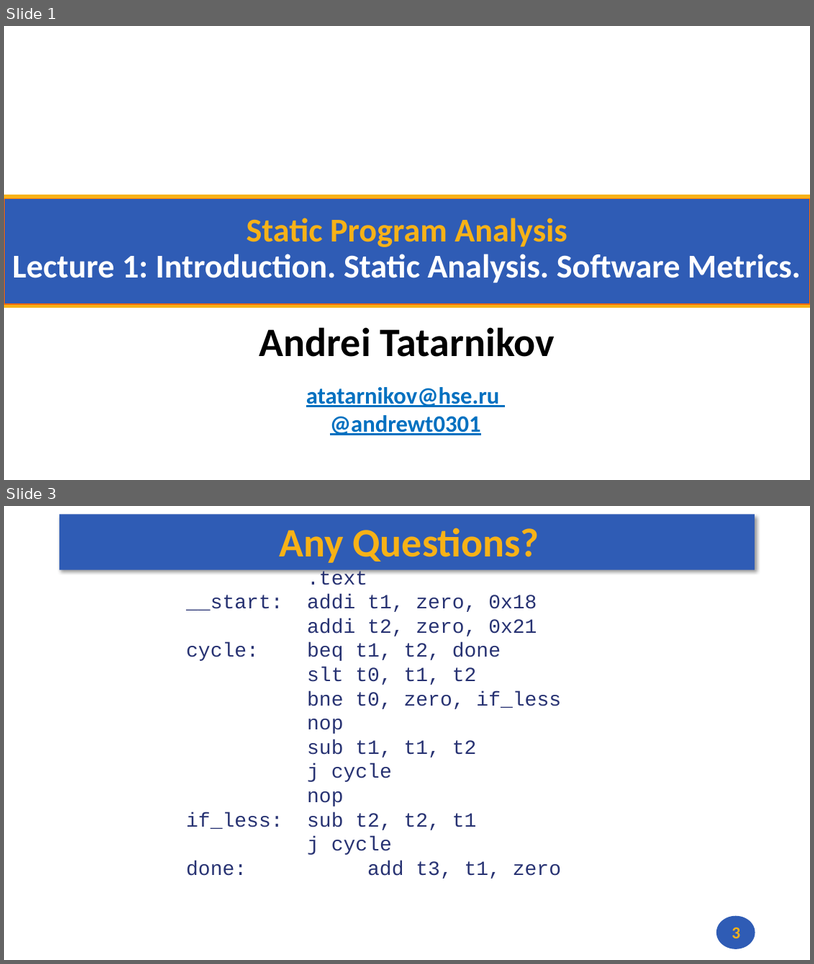
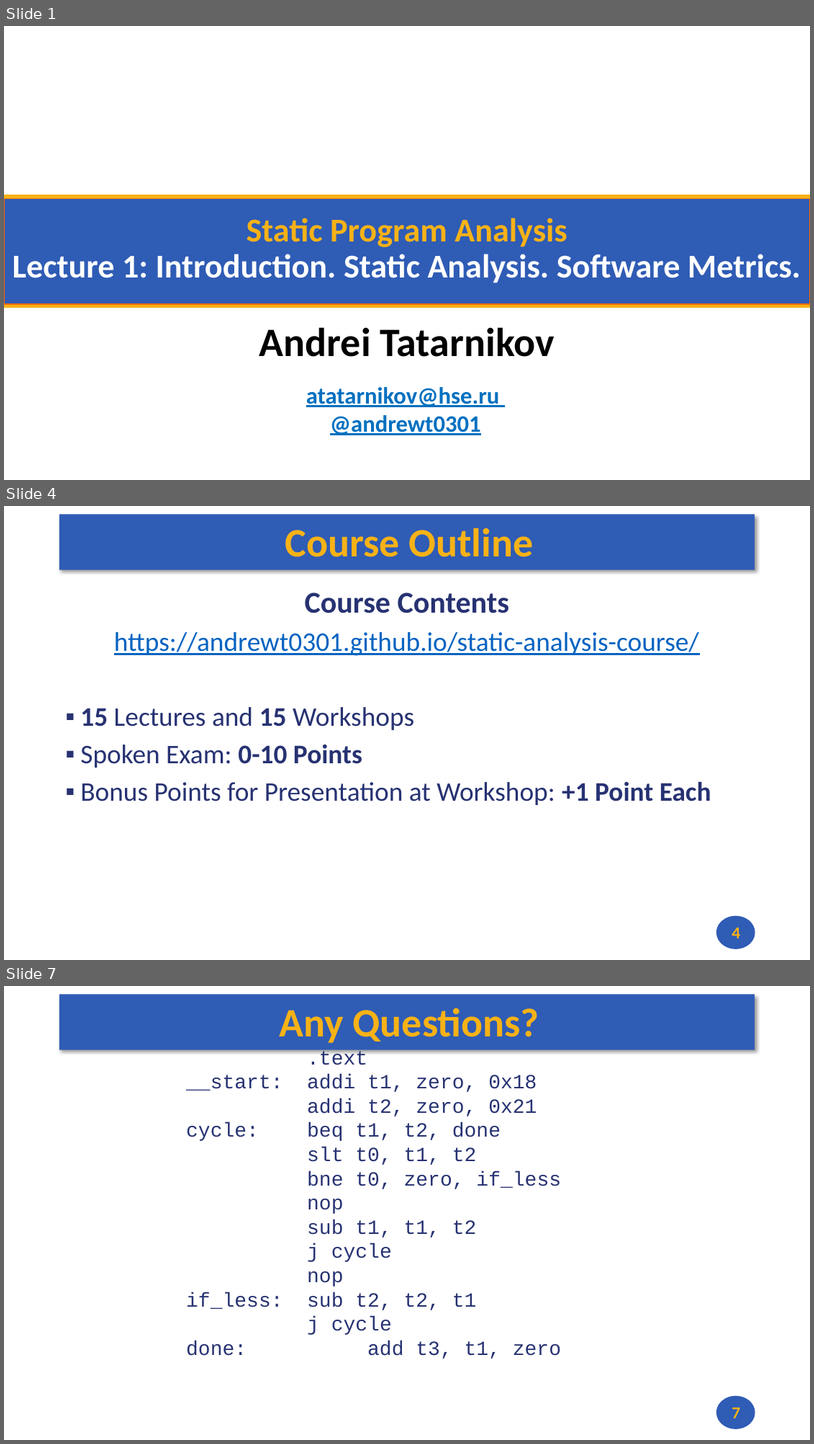
Before and after one commit to andrewt0301/static-analysis-course, a slide deck: docs/lectures/01/slides_01.pptx. Shown one above the other, each under a label of ours: slides 1 and 3 before the commit, slides 1, 4 and 7 after it; the slides between them are not shown. The pictures are 814x964 and 814x1444 pixels, drawn with LibreOffice and Linux fonts; fonts in the diff are those of the drawing; background and template pictures are left out. Boxes give left, top, right and bottom in pixels: in the first picture for what was removed or moved away, otherwise in the second. Text is boxed around its words. In the diff, an @@ line names an element or a change of style, - is before the commit and + after.

```diff
--- a/docs/lectures/01/slides_01.pptx
+++ b/docs/lectures/01/slides_01.pptx
@@ slide 4 added at (x1=4, y1=506, x2=810, y2=960), background #FFFFFF; not listed: 2 template elements that a slide beside it also shows @@
@@ title added at (x1=286, y1=528, x2=534, y2=557), 48 pt, text #F7B217, bold @@
+Course Outline
@@ text added at (x1=80, y1=592, x2=712, y2=805), 32 pt, text #273272 @@
+Course Contents
+https://andrewt0301.github.io/static-analysis-course/
+▪ 15 Lectures and 15 Workshops
+▪ Spoken Exam: 0-10 Points
+▪ Bonus Points for Presentation at Workshop: +1 Point Each
@@ page number added at (x1=732, y1=927, x2=741, y2=938), 20 pt, text #F7B217, bold @@
+4
@@ what was slide 3 is now slide 7 @@
@@ page number at (x1=732, y1=1407, x2=741, y2=1418): text changed @@
-3
+7
```
Also in this commit, not shown: 4 other slides added, 1 slide removed, 2 other files.
